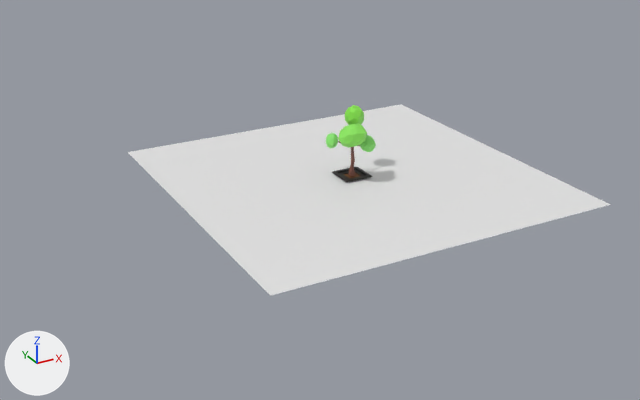
An edit to the glTF model website/static/drevo.glb, drawn before and after from the same camera.
The view is the same before and after, from a camera (50 mm lens) standing at (-29.3, -48.7, 23.0) and looking at (-3.4, -1.7, -0.5). Every picture has the same lights, and +X, +Y and +Z are marked at lower left. Where no turn or scale is listed for an object, it has been applied to the vertices.

The older version as bpy lines, for what is in view:
```python
me_plane_002 = bpy.data.meshes.new('Plane.002')
me_plane_002.from_pydata([(-12.1, -12.1, 0.0), (12.1, -12.1, 0.0), (-12.1, 12.1, 0.0), (12.1, 12.1, 0.0)], [], [(0, 1, 3), (0, 3, 2)])
ob_plane_002 = bpy.data.objects.new('Plane.002', me_plane_002)
ob_plane_002.location = (0.0, 0.0, -0.12)
```
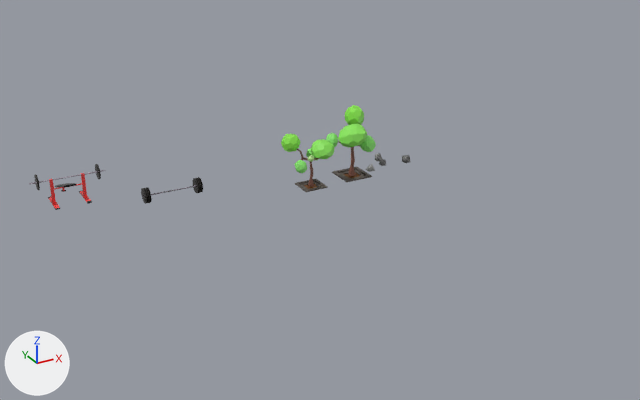
The newer file is also rescaled (x2.094), turned or shifted as a whole; pictures and numbers use the older file's frame.

Pixel boxes (x1, y1, x2, y2) of what changed, in the pictures (640 x 400 px):
'Plane.002', deleted
    before: (128, 105, 611, 296)
'Circle', added
    after: (29, 164, 105, 210)
'Icosphere.009', added
    after: (311, 139, 335, 159)
'Circle.002', added
    after: (141, 177, 203, 204)
'Icosphere.008', added
    after: (281, 134, 300, 152)
'Plane.004', added
    after: (295, 179, 328, 192)
'Vert.002', added
    after: (297, 149, 319, 187)
'Icosphere.007', added
    after: (295, 160, 307, 173)
'rock.003', added
    after: (402, 155, 410, 163)
'rock.001', added
    after: (365, 163, 375, 172)
'rock', added
    after: (379, 159, 386, 166)
'rock.002', added
    after: (375, 153, 382, 161)
'Icosphere.005', added
    after: (306, 148, 318, 161)

What changed in the scene script:
```text
Add me_rock_003:
    me_rock_003.from_pydata([(0.233, 0.0, 0.23), (0.207, -0.23, -0.23), (0.23, 0.23, -0.23), (-0.229, 0.23, -0.23), (-0.237, 0.23, 0.23), (-0.221, -0.23, 0.23), (-0.226, -0.23, -0.23)], [], [(0, 1, 2), (0, 2, 3), (0, 3, 4), (0, 5, 6), (0, 6, 1), (0, 4, 5), (1, 6, 3), (1, 3, 2), (3, 6, 5), (3, 5, 4)])
    me_rock_003.materials.append(mat_material_019)  # dark grey #6e6e6e
Add me_rock_002:
    me_rock_002.from_pydata([(0.219, 0.217, 0.217), (0.198, -0.217, -0.217), (0.202, 0.217, -0.217), (-0.224, 0.217, -0.217), (-0.22, -0.217, -0.217), (-0.212, -0.217, 0.217), (-0.21, 0.217, 0.217)], [], [(0, 1, 2), (0, 4, 1), (0, 5, 4), (0, 6, 5), (0, 2, 3), (0, 3, 6), (2, 1, 4), (2, 4, 3), (3, 4, 5), (3, 5, 6)])
    me_rock_002.materials.append(mat_material_020)  # grey #8d8d8d
Add me_rock:
    me_rock.from_pydata([(0.196, 0.0, 0.191), (0.184, -0.191, -0.191), (0.175, 0.191, -0.191), (-0.183, 0.191, -0.191), (-0.185, 0.191, 0.191), (-0.184, -0.191, 0.191), (-0.185, -0.191, -0.191)], [], [(0, 1, 2), (0, 2, 3), (0, 3, 4), (0, 5, 6), (0, 6, 1), (0, 4, 5), (1, 6, 3), (1, 3, 2), (3, 6, 5), (3, 5, 4)])
    me_rock.materials.append(mat_material_021)  # grey #777777
Remove ob_plane_002:
    ob_plane_002 = bpy.data.objects.new('Plane.002', me_plane_002)
Add ob_rock_003:
    ob_rock_003 = bpy.data.objects.new('rock.003', me_rock_003)
    ob_rock_003.location = (5.02, 0.76, 0.0)
Add ob_rock_002:
    ob_rock_002 = bpy.data.objects.new('rock.002', me_rock_002)
    ob_rock_002.location = (3.48, 2.01, -0.01)
Add ob_rock_001:
    ob_rock_001 = bpy.data.objects.new('rock.001', me_rock_001)  # 10 vertices, 16 faces; spans x -0.247..0.244, y -0.253..0.253, z -0.253..0.253; in mat_material_022 (grey #9b9b9b)
    ob_rock_001.location = (1.92, 0.7, 0.0)
Add ob_rock:
    ob_rock = bpy.data.objects.new('rock', me_rock)
    ob_rock.location = (3.16, 0.99, 0.0)
Add ob_circle_002:
    ob_circle_002 = bpy.data.objects.new('Circle.002', me_circle_001)  # 3648 vertices, 6776 faces; spans x -0.44..3.66, y -0.51..0.51, z -0.51..0.51; in mat_plates_001 (black #16120e), mat_stanga_001 (grey #aca2b0), mat_plates_002 (black #16120e)
    ob_circle_002.location = (-13.41, 3.3, 0.03)
Add ob_circle:
    ob_circle = bpy.data.objects.new('Circle', me_circle_003)  # 1636 vertices, 3098 faces; spans x -0.52..4.32, y -1.12..2.18, z -1.62..0.51; in mat_plates (black #16120e), mat_material (black #141414), mat_stanga (grey #aca2b0), mat_stojalo (red #ff4848), mat_material_002 (black #2b2b2b)
    ob_circle.location = (-19.93, 5.25, 1.52)
Add ob_vert_002:
    ob_vert_002 = bpy.data.objects.new('Vert.002', me_vert_002)  # 383 vertices, 762 faces; spans x -1.1..0.87, y -0.54..0.69, z 0.0..2.72; in mat_material_004 (brown #825446)
    ob_vert_002.location = (-3.27, -0.13, -0.11)
Add ob_plane_004:
    ob_plane_004 = bpy.data.objects.new('Plane.004', me_plane_004)  # 24 vertices, 40 faces; spans x -0.82..0.82, y -0.82..0.82, z -0.04..0.08; in mat_material_013 (dark grey #59514b)
    ob_plane_004.location = (-3.27, -0.13, -0.11)
Add ob_icosphere_009:
    ob_icosphere_009 = bpy.data.objects.new('Icosphere.009', me_icosphere_009)  # 76 vertices, 148 faces; spans x -0.8..0.78, y -0.82..0.82, z -0.62..0.62; in mat_material_018 (green #8be75c)
    ob_icosphere_009.location = (-2.6, -0.54, 2.52)
Add ob_icosphere_008:
    ob_icosphere_008 = bpy.data.objects.new('Icosphere.008', me_icosphere_008)  # 76 vertices, 148 faces; spans x -0.642..0.629, y -0.567..0.567, z -0.627..0.615; in mat_material_017 (green #88e74b)
    ob_icosphere_008.location = (-4.36, 0.63, 2.93)
Add ob_icosphere_007:
    ob_icosphere_007 = bpy.data.objects.new('Icosphere.007', me_icosphere_007)  # 76 vertices, 148 faces; spans x -0.393..0.39, y -0.352..0.355, z -0.412..0.419; in mat_material_016 (green #89e770)
    ob_icosphere_007.location = (-4.37, -0.82, 1.72)
Add ob_icosphere_005:
    ob_icosphere_005 = bpy.data.objects.new('Icosphere.005', me_icosphere_001)  # 76 vertices, 148 faces; spans x -0.451..0.441, y -0.488..0.499, z -0.46..0.457; in mat_material_014 (green #88e76d)
    ob_icosphere_005.location = (-2.72, 0.5, 1.84)
```
